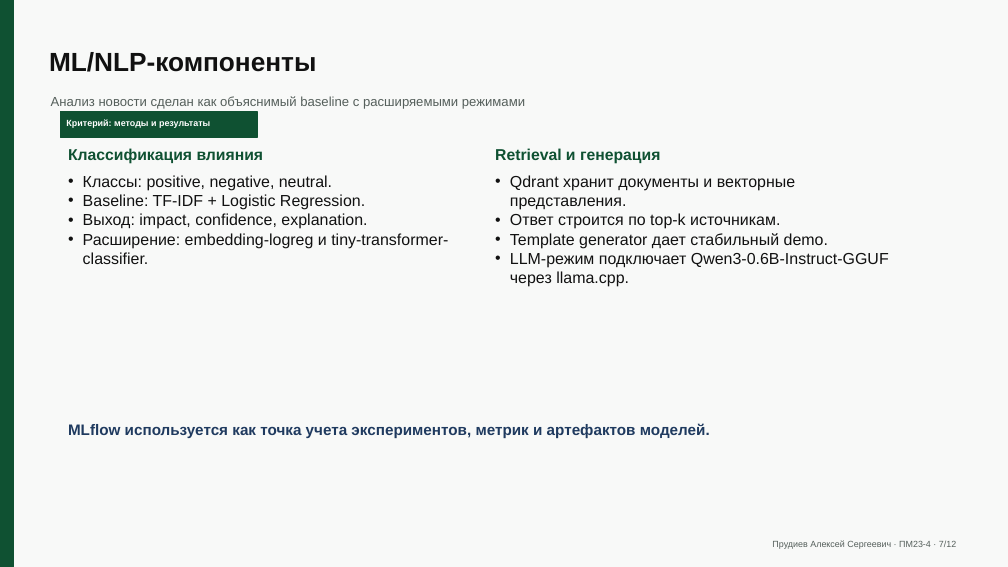
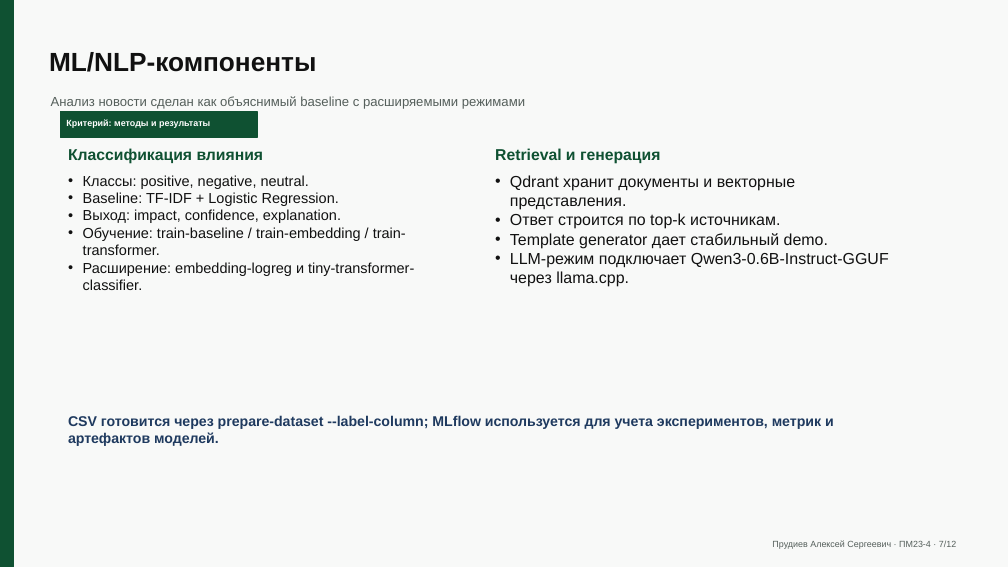
Before and after one commit to alexeydev22/news-analysis, a slide deck: slide 7 of docs/final/coursework-defense-presentation.pptx. Drawn at 1008x567 pixels with LibreOffice and Linux fonts; fonts in the diff are those of the drawing. Boxes give left, top, right and bottom in pixels: in the first picture for what was removed or moved away, otherwise in the second. Text is boxed around its words. In the diff, an @@ line names an element or a change of style, - is before the commit and + after.

```diff
--- a/docs/final/coursework-defense-presentation.pptx
+++ b/docs/final/coursework-defense-presentation.pptx
@@ text at (x1=83, y1=175, x2=414, y2=290): size 15.2 to 13.8 pt in "Классы: positive, negative, neutral.", "Baseline: TF-IDF + Logistic Regression.", "Выход: impact, confidence, explanation.", "Расширение: embedding-logreg и tiny-transformer-classifier." @@
@@ text at (x1=83, y1=227, x2=406, y2=255): paragraph added @@
+• Обучение: train-baseline / train-embedding / train-transformer.
@@ text at (x1=68, y1=415, x2=834, y2=446): text changed; size 14.5 to 13.5 pt @@
-MLflow используется как точка учета экспериментов, метрик и артефактов моделей.
+CSV готовится через prepare-dataset --label-column; MLflow используется для учета экспериментов, метрик и артефактов моделей.
```
Also in this commit, not shown: 6 other slides changed, 23 other files.
